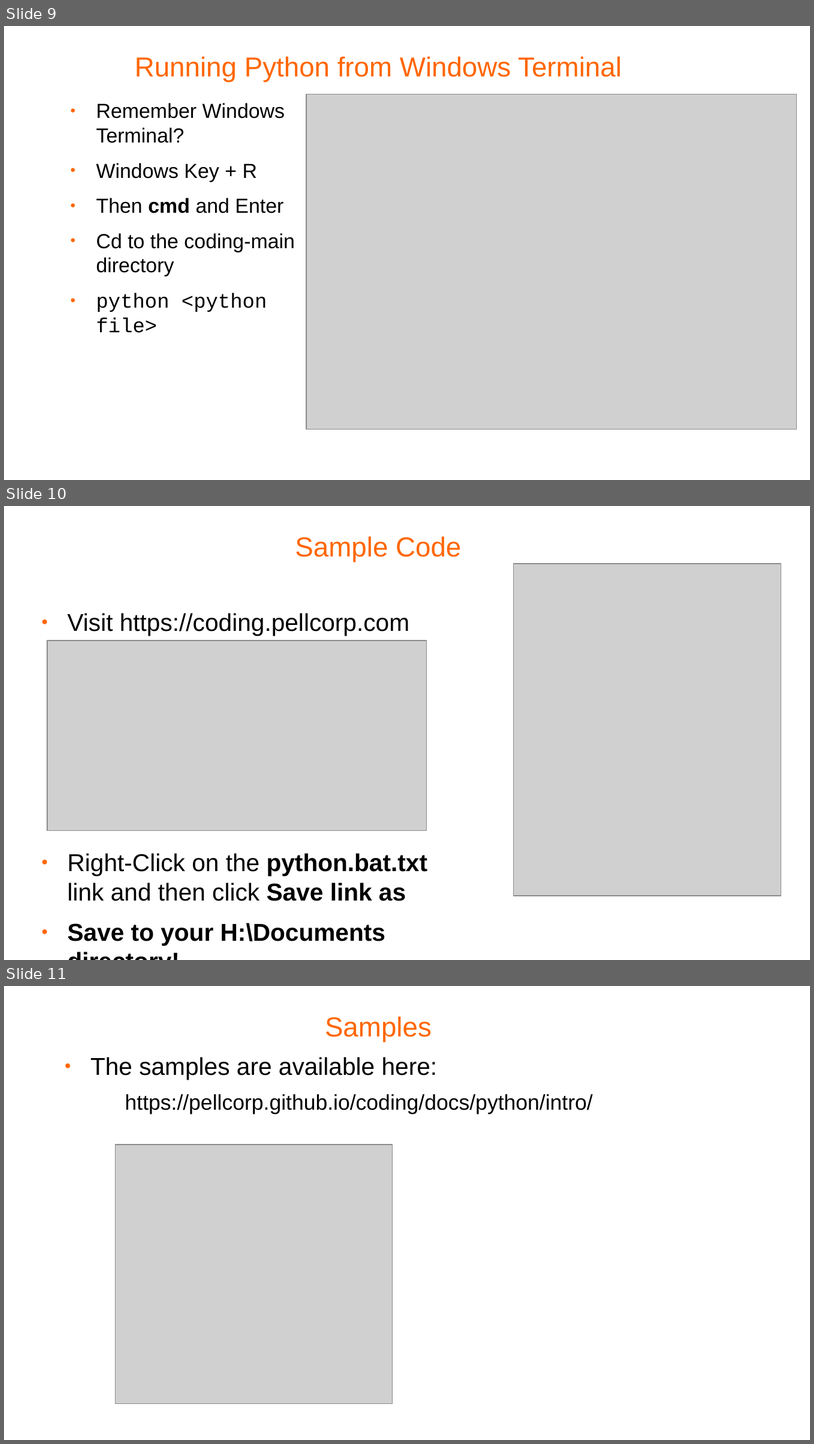
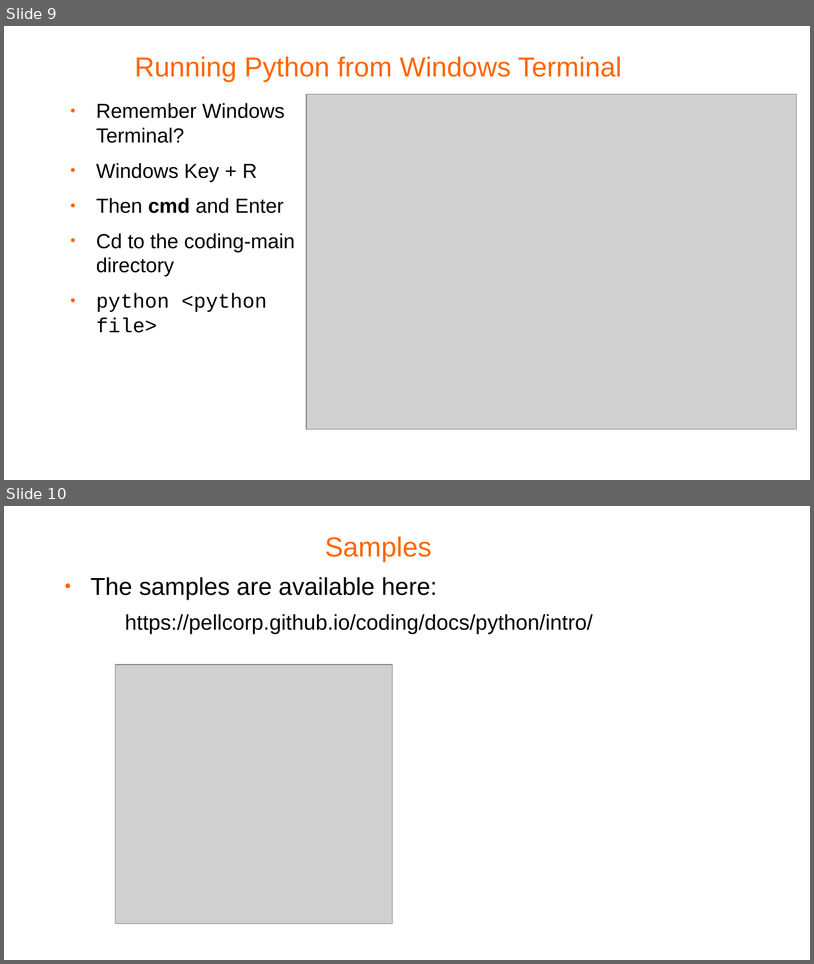
Before and after one commit to pellcorp/coding, a slide deck: docs/python-coding.odp. Shown one above the other, each under a label of ours: slides 9, 10 and 11 before the commit, slides 9 and 10 after it. The pictures are 814x1444 and 814x964 pixels, drawn with LibreOffice and Linux fonts; fonts in the diff are those of the drawing; grey boxes stand for pictures; background and template pictures are left out. Boxes give left, top, right and bottom in pixels: in the first picture for what was removed or moved away, otherwise in the second. Text is boxed around its words. In the diff, an @@ line names an element or a change of style, - is before the commit and + after.

Commit message:
fix to python bat

```diff
--- a/docs/python-coding.odp
+++ b/docs/python-coding.odp
@@ slide 10 removed at (x1=4, y1=506, x2=810, y2=960), background #FFFFFF @@
@@ title removed at (x1=295, y1=537, x2=461, y2=562) @@
-Sample Code
@@ picture removed at (x1=514, y1=564, x2=782, y2=896) @@
@@ text removed at (x1=68, y1=613, x2=428, y2=945) @@
-● Visit https://coding.pellcorp.com
-● Right-Click on the python.bat.txt link and then click Save link as
-● Save to your H:\Documents directory!
@@ picture removed at (x1=47, y1=640, x2=427, y2=830) @@
@@ what was slide 11 is now slide 10 @@
```
Also in this commit, not shown: 1 slide changed, 2 other files.
